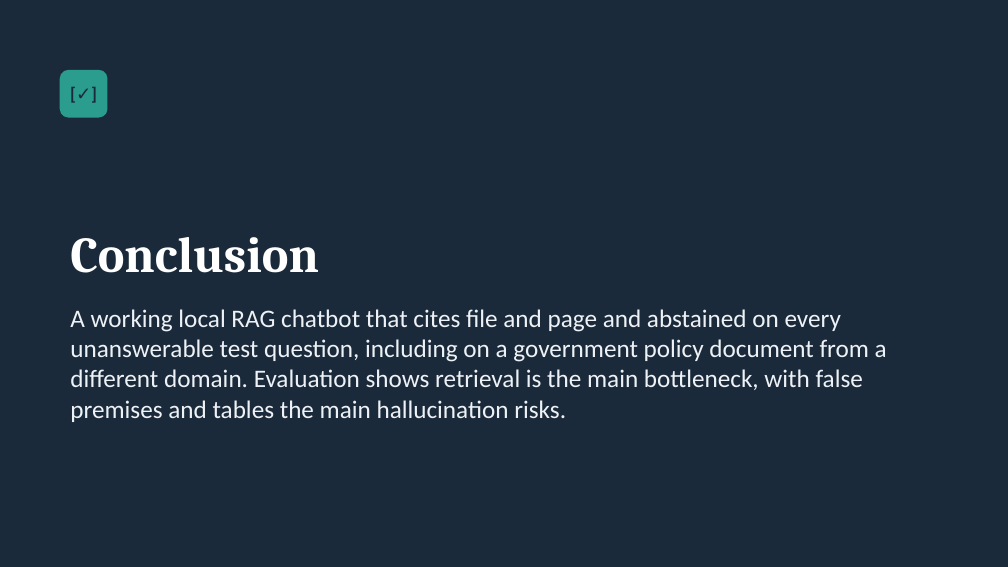
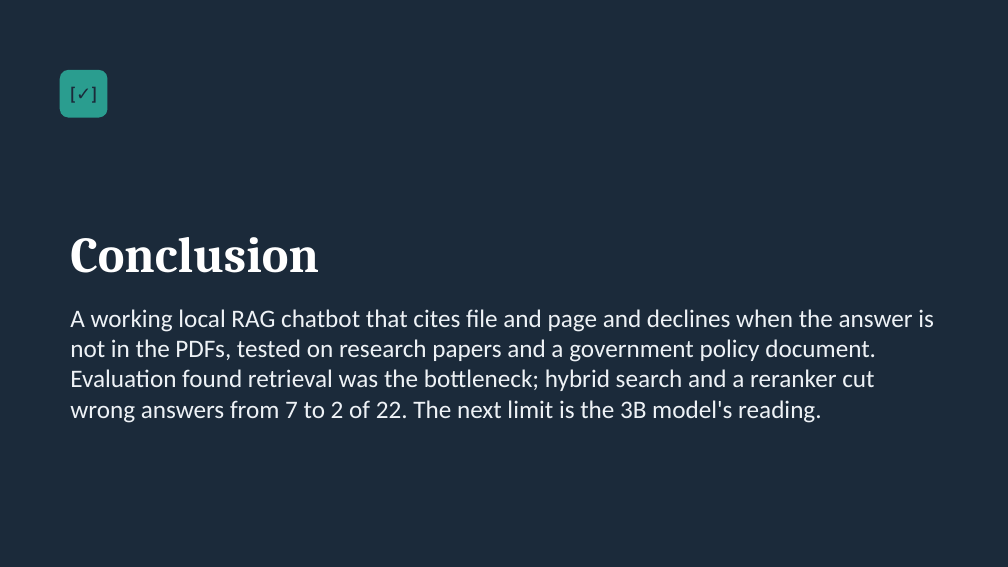
Before and after one commit to sabareesh-r23/pdf-rag-chatbot-old, a slide deck: slide 16 of docs/presentation/RAG_PDF_Chatbot_Capstone.pptx (slide 15 before the commit). Drawn at 1008x567 pixels with LibreOffice and Linux fonts; fonts in the diff are those of the drawing. Boxes give left, top, right and bottom in pixels: in the first picture for what was removed or moved away, otherwise in the second. Text is boxed around its words. In the diff, an @@ line names an element or a change of style, - is before the commit and + after.

```diff
--- a/docs/presentation/RAG_PDF_Chatbot_Capstone.pptx
+++ b/docs/presentation/RAG_PDF_Chatbot_Capstone.pptx
@@ text at [70,309,934,423]: text changed @@
-A working local RAG chatbot that cites file and page and abstained on every unanswerable test question, including on a government policy document from a different domain. Evaluation shows retrieval is the main bottleneck, with false premises and tables the main hallucination risks.
+A working local RAG chatbot that cites file and page and declines when the answer is not in the PDFs, tested on research papers and a government policy document. Evaluation found retrieval was the bottleneck; hybrid search and a reranker cut wrong answers from 7 to 2 of 22. The next limit is the 3B model's reading.
```
Also in this commit, not shown: 5 other slides changed, 1 slide added, 34 other files.
